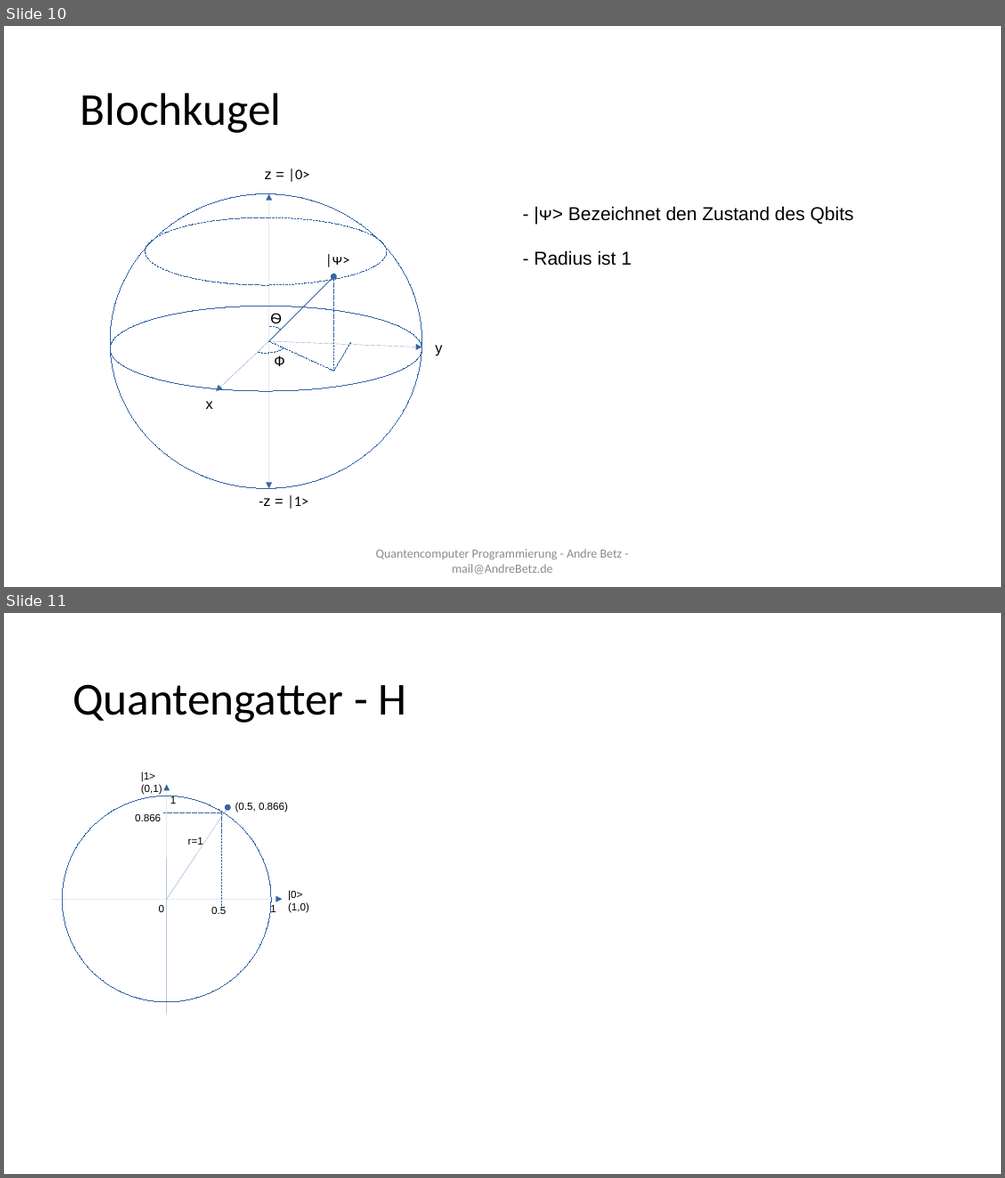
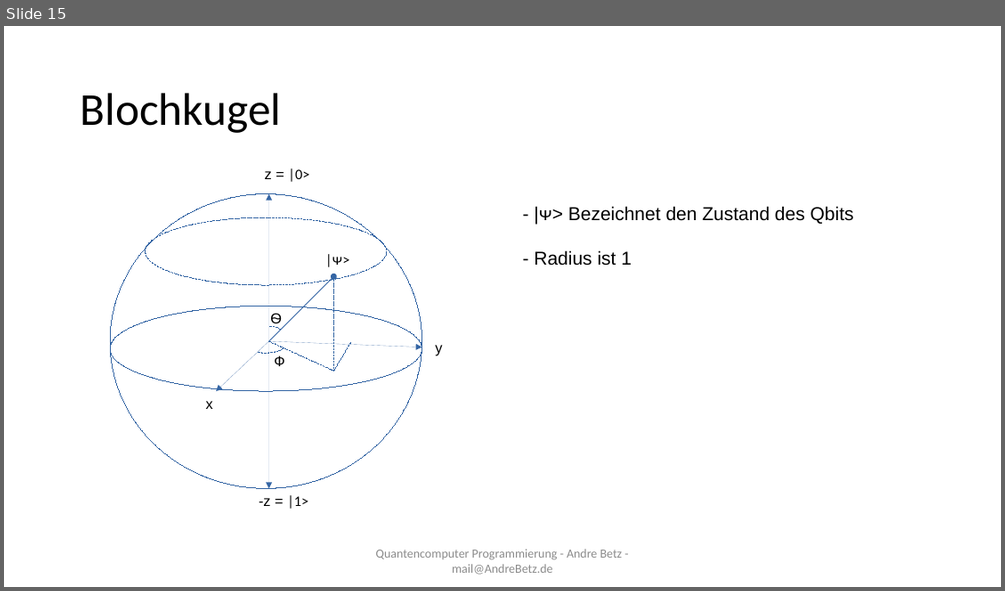
Before and after one commit to sky4walk/documents, a slide deck: QuantencomputerProgramming.odp. Shown one above the other, each under a label of ours: slides 10 and 11 before the commit, slide 15 after it. The pictures are 1005x1178 and 1005x591 pixels, drawn with LibreOffice and Linux fonts; fonts in the diff are those of the drawing. Boxes give left, top, right and bottom in pixels: in the first picture for what was removed or moved away, otherwise in the second. Text is boxed around its words. In the diff, an @@ line names an element or a change of style, - is before the commit and + after.

Commit message:
some quanten gates

```diff
--- a/QuantencomputerProgramming.odp
+++ b/QuantencomputerProgramming.odp
@@ slide 11 removed at (4,613,1001,1174), background #FFFFFF @@
@@ title removed at (73,684,406,722) @@
-Quantengatter - H
@@ text removed at (141,771,162,795) @@
-|1>
-(0,1)
@@ ellipse removed at (63,795,272,1002) @@
@@ arrow removed from (166, 1013) to (166, 784) @@
@@ text removed at (170,795,176,803) @@
-1
@@ text removed at (135,814,161,821) @@
-0.866
@@ line removed from (222, 813) to (163, 813) @@
@@ arrow removed from (166, 899) to (227, 807) @@
@@ line removed from (222, 813) to (222, 908) @@
@@ text removed at (235,802,288,812) @@
-(0.5, 0.866)
@@ text removed at (188,837,203,847) @@
-r=1
@@ arrow removed from (51, 899) to (283, 899) @@
@@ text removed at (159,905,164,912) @@
-0
@@ text removed at (270,904,275,913) @@
-1
@@ text removed at (288,890,309,913) @@
-|0>
-(1,0)
@@ text removed at (211,907,226,914) @@
-0.5
@@ what was slide 10 is now slide 15 @@
```
Also in this commit, not shown: 2 slides changed, 5 slides added, 1 other file.
